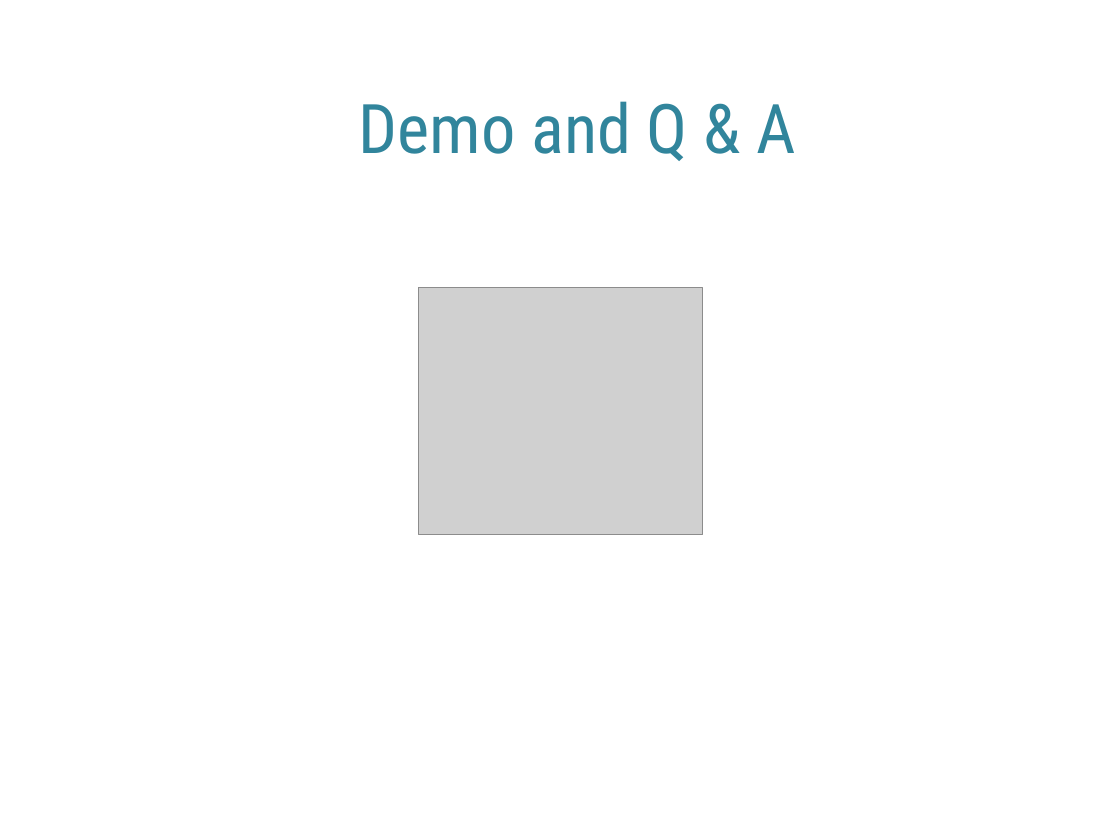
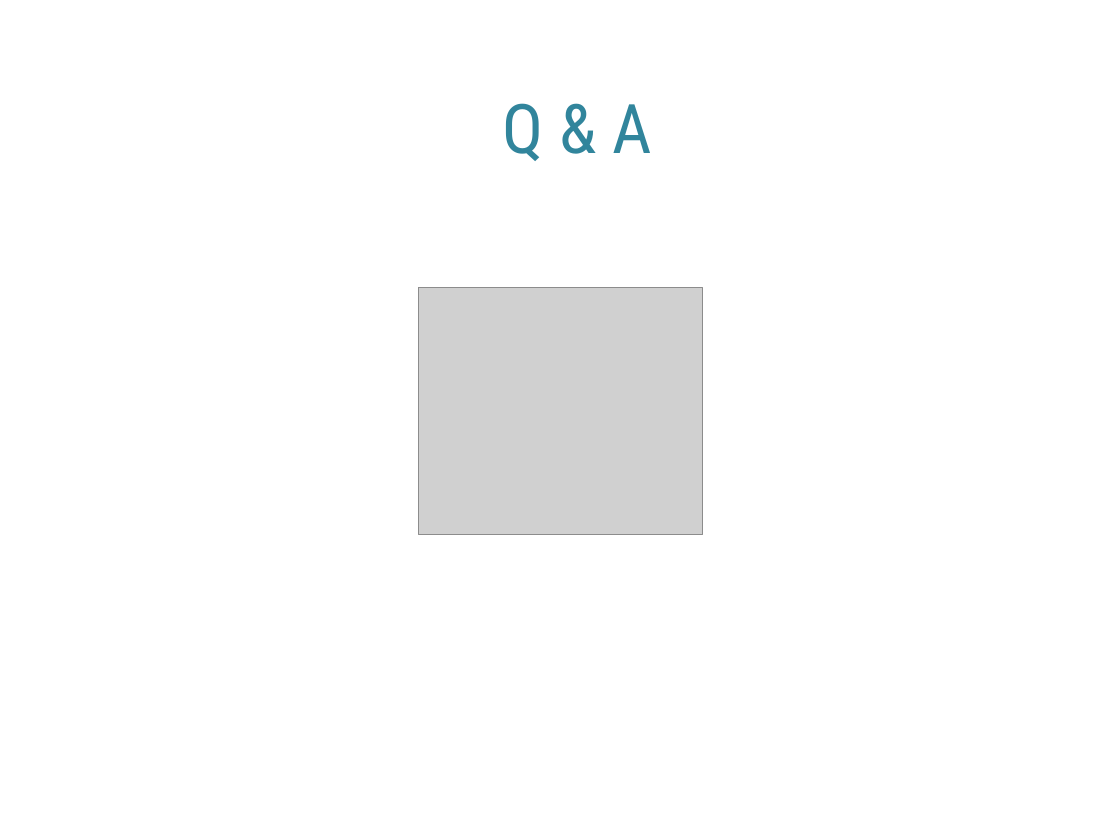
Before and after one commit to garethstephenson/ELEN7046_Group2_2016, a slide deck: slide 27 of documentation/ELEN7046 Group 2 - Group Presention.pptx (slide 21 before the commit). Drawn at 1120x840 pixels with LibreOffice and Linux fonts; fonts in the diff are those of the drawing; grey boxes stand for pictures; background and template pictures are left out. Boxes give left, top, right and bottom in pixels: in the first picture for what was removed or moved away, otherwise in the second. Text is boxed around its words. In the diff, an @@ line names an element or a change of style, - is before the commit and + after.

```diff
--- a/documentation/ELEN7046 Group 2 - Group Presention.pptx
+++ b/documentation/ELEN7046 Group 2 - Group Presention.pptx
@@ title at <box>503,103,652,161</box>: text changed @@
-Demo and Q & A
+Q & A
```
Also in this commit, not shown: 10 other slides changed, 11 slides added, 2 slides removed.
